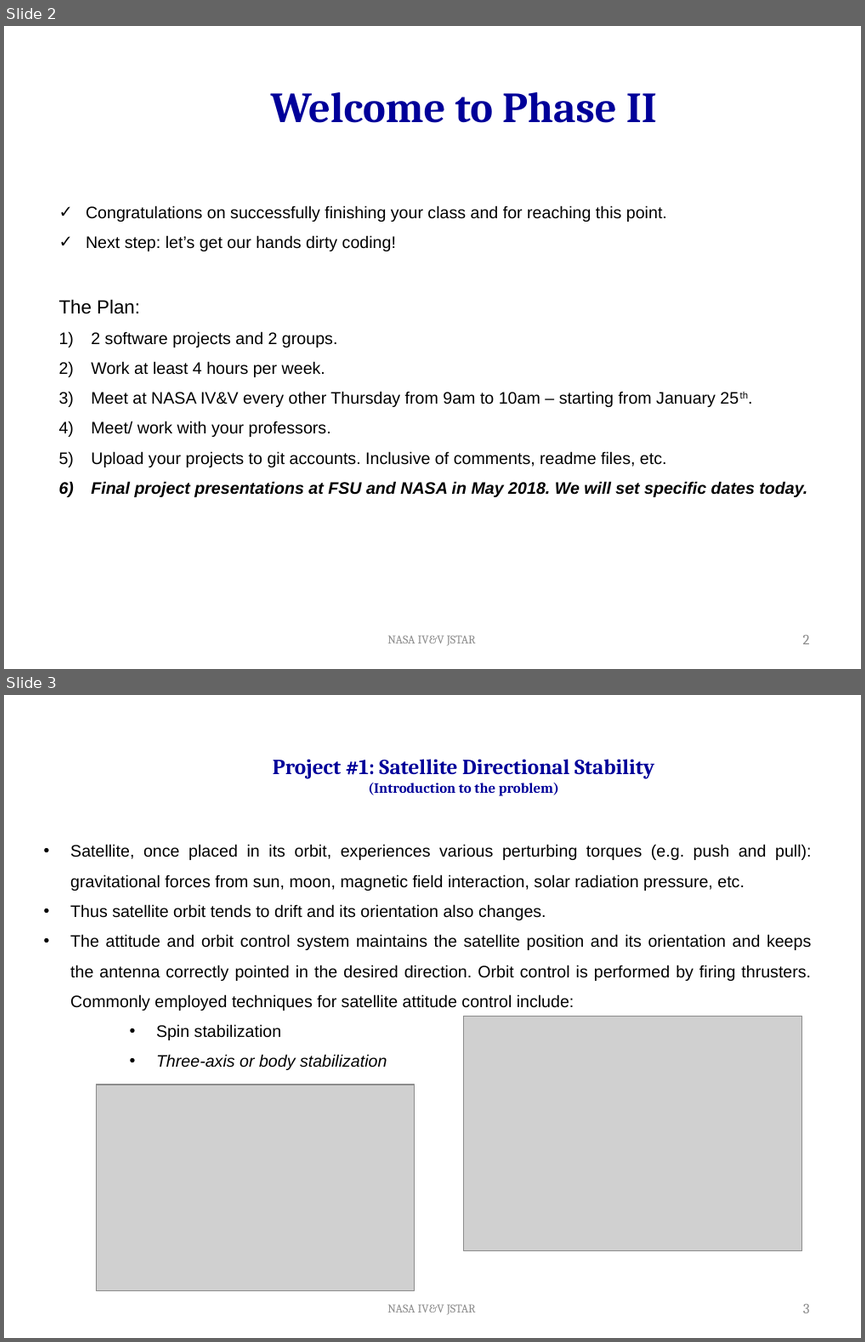
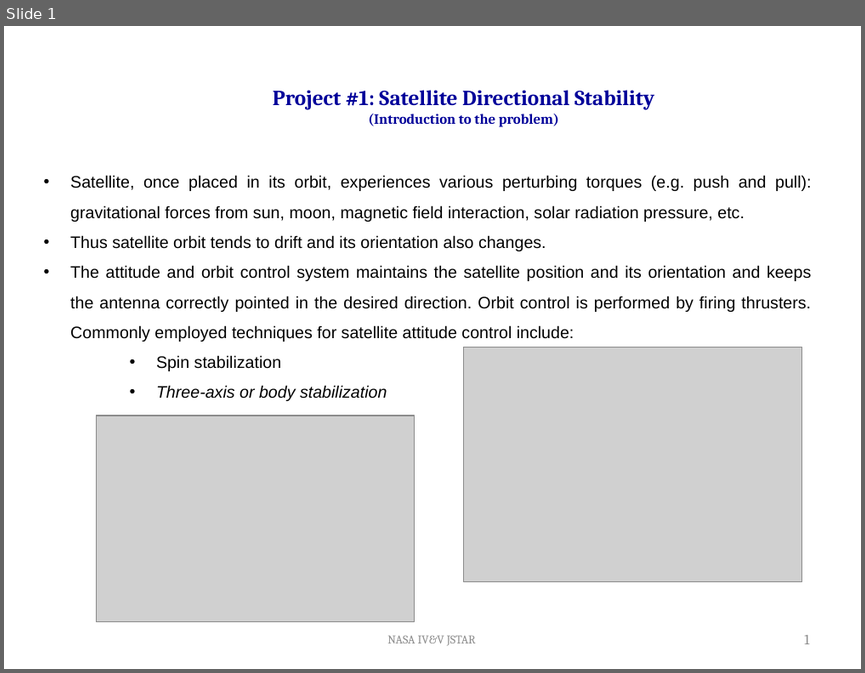
Before and after one commit to Carl5163/NASA_Project1, a slide deck: FSU_Spolaor_1.18.pptx. Shown one above the other, each under a label of ours: slides 2 and 3 before the commit, slide 1 after it. The pictures are 865x1342 and 865x673 pixels, drawn with LibreOffice and Linux fonts; fonts in the diff are those of the drawing; grey boxes stand for pictures; background and template pictures are left out. Boxes give left, top, right and bottom in pixels: in the first picture for what was removed or moved away, otherwise in the second. Text is boxed around its words. In the diff, an @@ line names an element or a change of style, - is before the commit and + after.

Commit message:
Trimmed the powerpoint
Now only has our project info

```diff
--- a/FSU_Spolaor_1.18.pptx
+++ b/FSU_Spolaor_1.18.pptx
@@ slide 2 removed at (4, 26, 861, 669), background #FFFFFF @@
@@ title removed at (271, 92, 657, 123) @@
-Welcome to Phase II
@@ text removed at (59, 205, 807, 497) @@
-✓ Congratulations on successfully finishing your class and for reaching this point.
-✓ Next step: let’s get our hands dirty coding!
-The Plan:
-1) 2 software projects and 2 groups.
-2) Work at least 4 hours per week.
-3) Meet at NASA IV&V every other Thursday from 9am to 10am – starting from January 25th.
-4) Meet/ work with your professors.
-5) Upload your projects to git accounts. Inclusive of comments, readme files, etc.
-6) Final project presentations at FSU and NASA in May 2018. We will set specific dates today.
@@ text removed at (387, 635, 476, 646) @@
-NASA IV&V JSTAR
@@ page number removed at (803, 635, 810, 644) @@
-2
@@ what was slide 3 is now slide 1 @@
@@ page number at (804, 635, 809, 644): text changed @@
-3
+1
```
Also in this commit, not shown: 7 other slides removed.
